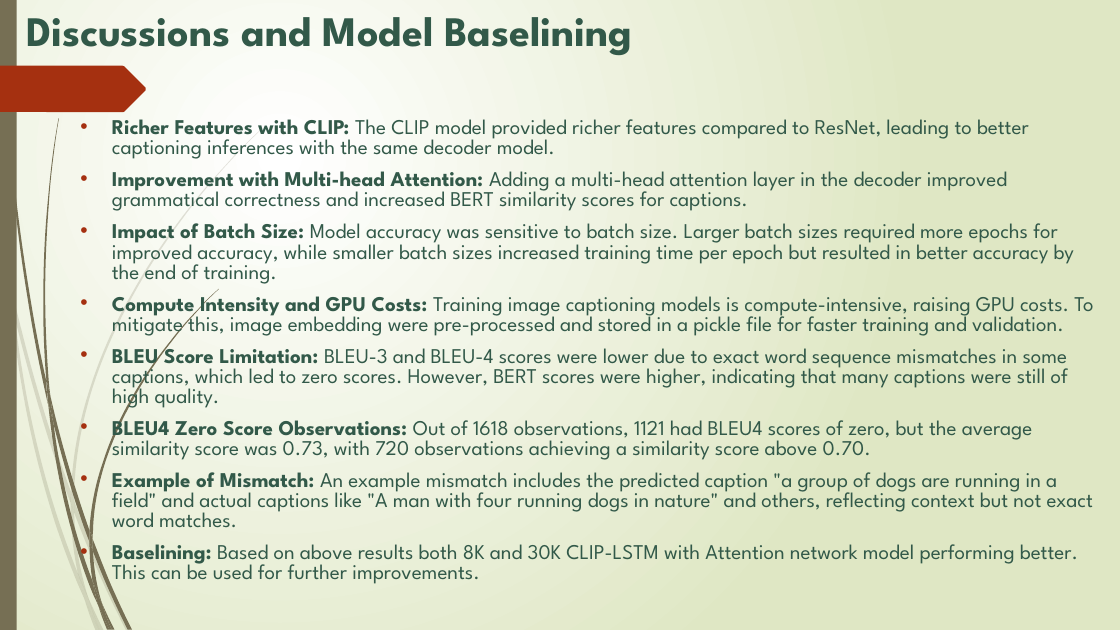
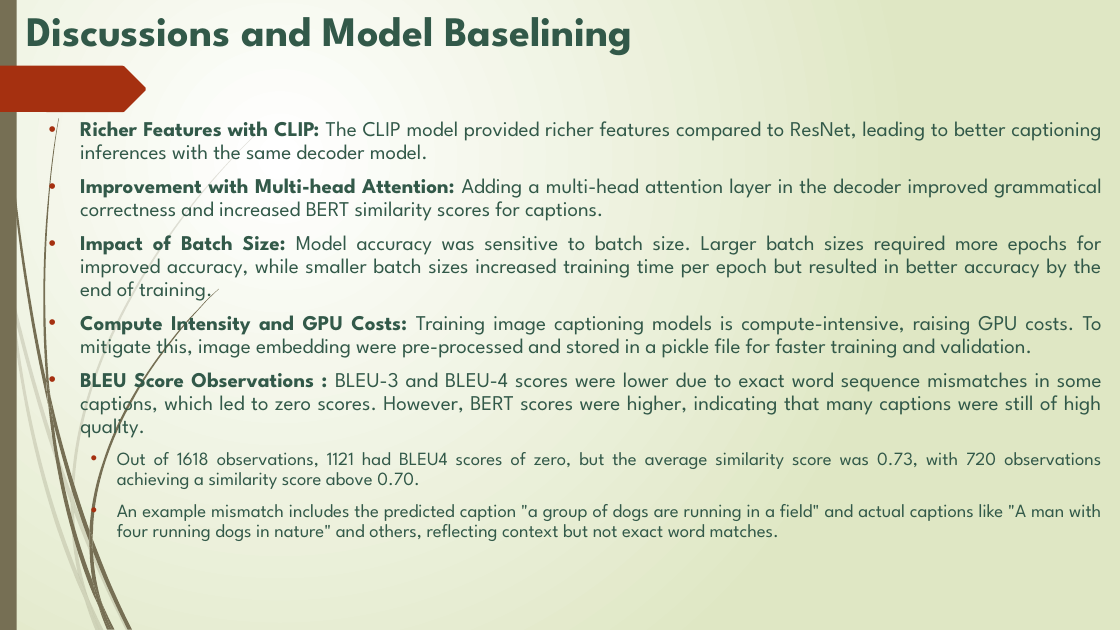
Before and after one commit to RRKBHUVANA/ImageCaptioningIIIT, a slide deck: slide 18 of Automatic Image Captioning_v3.pptx. Drawn at 1120x630 pixels with LibreOffice and Linux fonts; fonts in the diff are those of the drawing. Boxes give left, top, right and bottom in pixels: in the first picture for what was removed or moved away, otherwise in the second. Text is boxed around its words. In the diff, an @@ line names an element or a change of style, - is before the commit and + after.

```diff
--- a/Automatic Image Captioning_v3.pptx
+++ b/Automatic Image Captioning_v3.pptx
@@ text "Richer Features with CLIP: The ...": place and size @@
-text "Richer Features with CLIP: The ..." at [112,119,1093,584]
+text "Richer Features with CLIP: The ..." at [80,121,1102,541]
@@ text at [80,121,1102,359]: alignment left to justified; line spacing 0.8 to 0.9 @@
@@ text at [80,366,1102,541]: text changed; size 18 to 16 pt @@
-• BLEU Score Limitation: BLEU-3 and BLEU-4 scores were lower due to exact word sequence mismatches in some captions, which led to zero scores. However, BERT scores were higher, indicating that many captions were still of high quality.
-• BLEU4 Zero Score Observations: Out of 1618 observations, 1121 had BLEU4 scores of zero, but the average similarity score was 0.73, with 720 observations achieving a similarity score above 0.70.
-• Example of Mismatch: An example mismatch includes the predicted caption "a group of dogs are running in a field" and actual captions like "A man with four running dogs in nature" and others, reflecting context but not exact word matches.
-• Baselining: Based on above results both 8K and 30K CLIP-LSTM with Attention network model performing better. This can be used for further improvements.
+• BLEU Score Observations : BLEU-3 and BLEU-4 scores were lower due to exact word sequence mismatches in some captions, which led to zero scores. However, BERT scores were higher, indicating that many captions were still of high quality.
+  • Out of 1618 observations, 1121 had BLEU4 scores of zero, but the average similarity score was 0.73, with 720 observations achieving a similarity score above 0.70.
+  • An example mismatch includes the predicted caption "a group of dogs are running in a field" and actual captions like "A man with four running dogs in nature" and others, reflecting context but not exact word matches.
```
Also in this commit, not shown: 1 other slide changed, 1 slide added, 1 other file.
